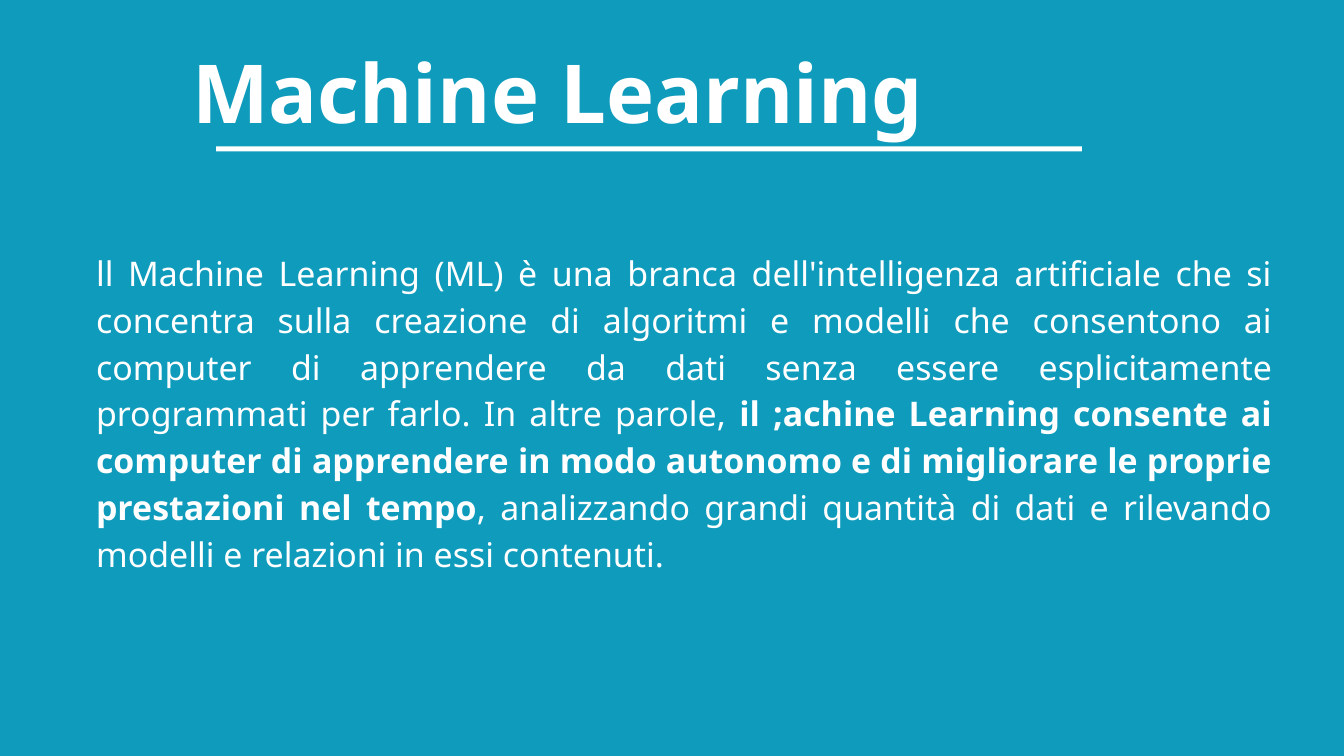
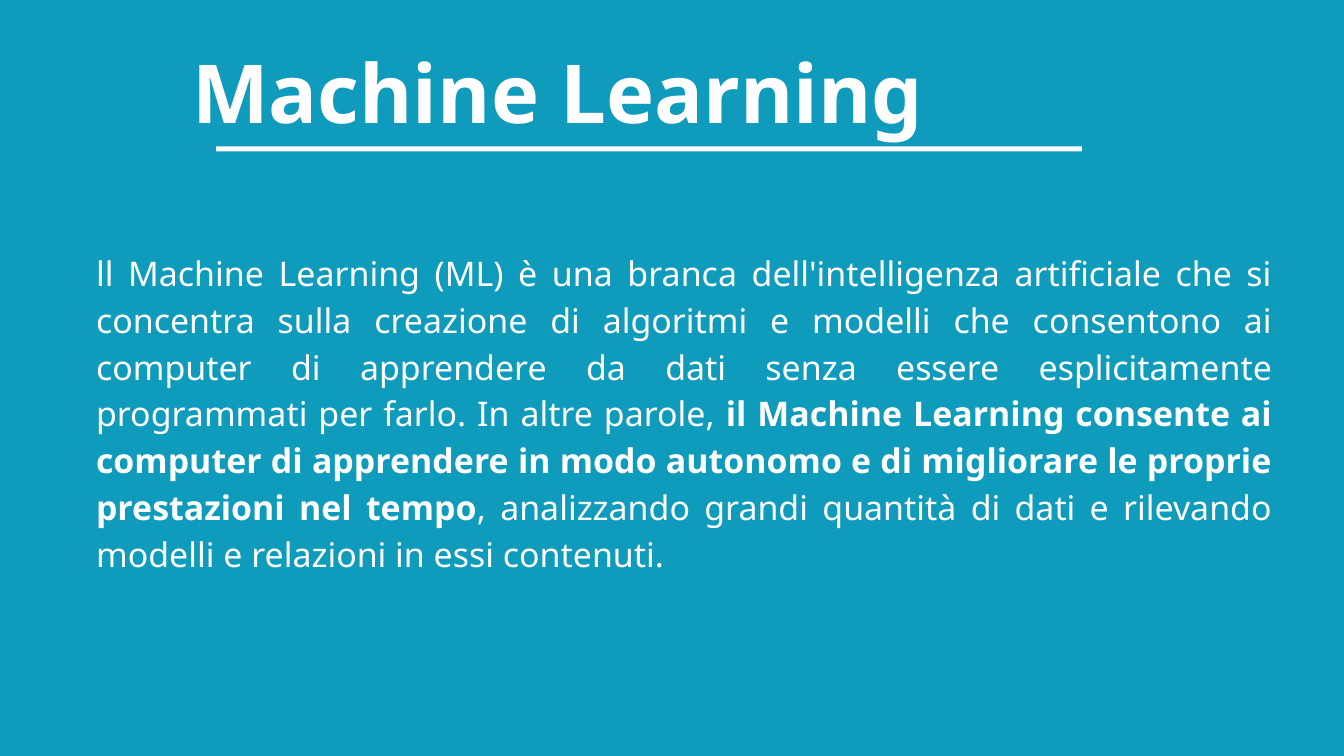
Before and after one commit to pal-dev-labs/Artificial-Intelligence-with-Python, a slide deck: slide 3 of presentazioni/AI-with-Python-lezione-8.odp. Drawn at 1344x756 pixels with LibreOffice and Linux fonts; fonts in the diff are those of the drawing. Boxes give left, top, right and bottom in pixels: in the first picture for what was removed or moved away, otherwise in the second. Text is boxed around its words. In the diff, an @@ line names an element or a change of style, - is before the commit and + after.

```diff
--- a/presentazioni/AI-with-Python-lezione-8.odp
+++ b/presentazioni/AI-with-Python-lezione-8.odp
@@ subtitle at (96, 260, 1272, 568): text changed @@
-ll Machine Learning (ML) è una branca dell'intelligenza artificiale che si concentra sulla creazione di algoritmi e modelli che consentono ai computer di apprendere da dati senza essere esplicitamente programmati per farlo. In altre parole, il ;achine Learning consente ai computer di apprendere in modo autonomo e di migliorare le proprie prestazioni nel tempo, analizzando grandi quantità di dati e rilevando modelli e relazioni in essi contenuti.
+ll Machine Learning (ML) è una branca dell'intelligenza artificiale che si concentra sulla creazione di algoritmi e modelli che consentono ai computer di apprendere da dati senza essere esplicitamente programmati per farlo. In altre parole, il Machine Learning consente ai computer di apprendere in modo autonomo e di migliorare le proprie prestazioni nel tempo, analizzando grandi quantità di dati e rilevando modelli e relazioni in essi contenuti.
```
Also in this commit, not shown: 1 other slide changed, 2 slides added, 7 other files.
